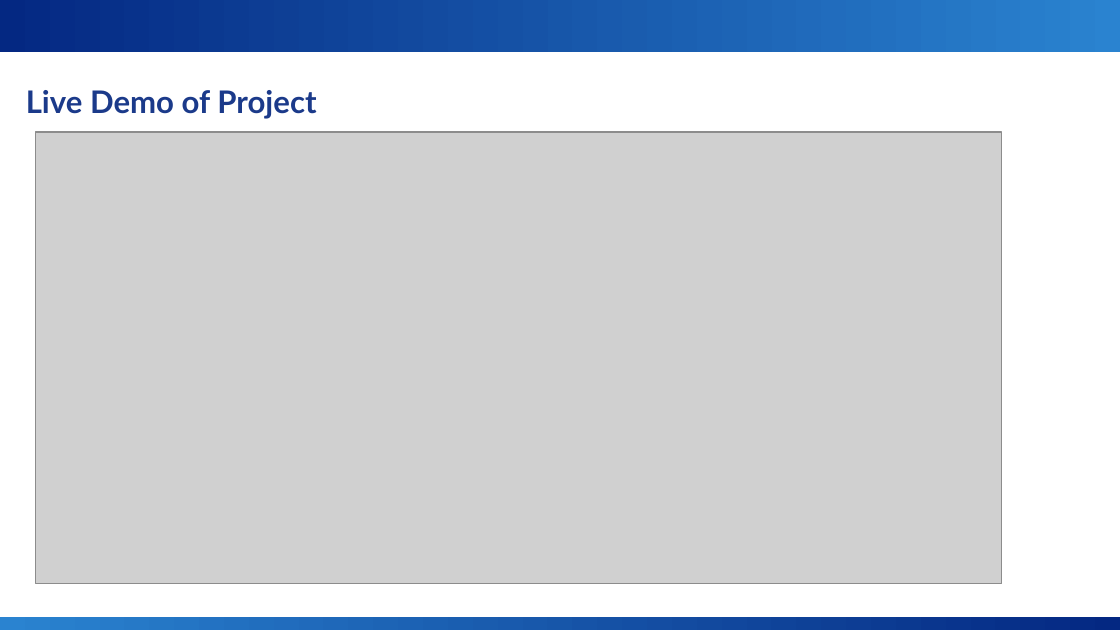
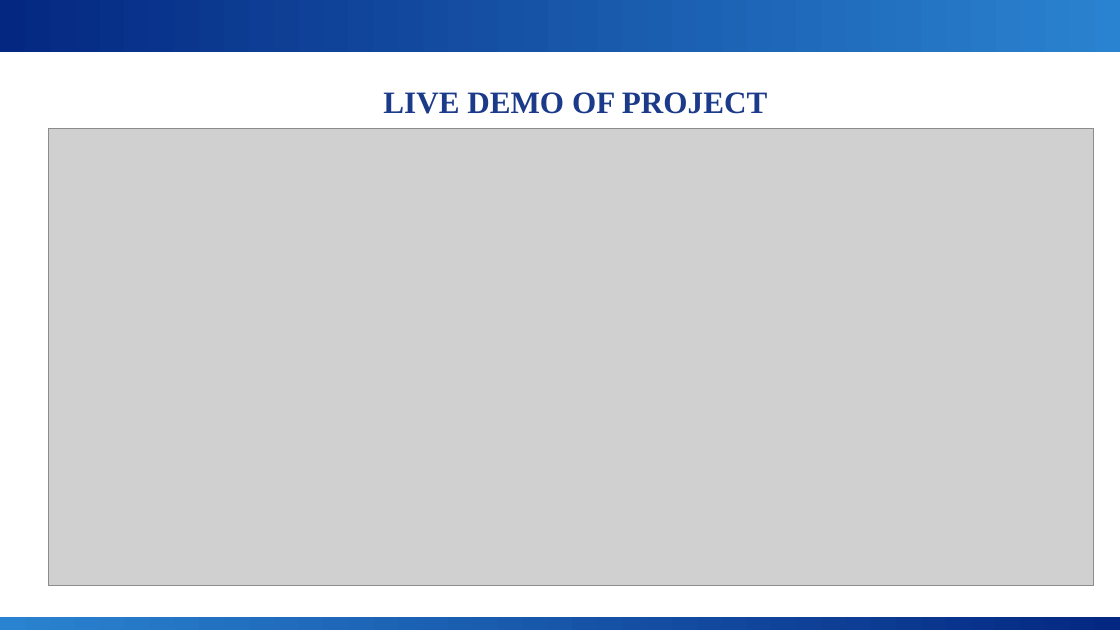
Before and after one commit to drkarpagambigaik-coder/AICW-Karpagambigai, a slide deck: slide 32 of Project -PPT.pptx (slide 12 before the commit). Drawn at 1120x630 pixels with LibreOffice and Linux fonts; fonts in the diff are those of the drawing; grey boxes stand for pictures; background and template pictures are left out. Boxes give left, top, right and bottom in pixels: in the first picture for what was removed or moved away, otherwise in the second. Text is boxed around its words. In the diff, an @@ line names an element or a change of style, - is before the commit and + after.

```diff
--- a/Project -PPT.pptx
+++ b/Project -PPT.pptx
@@ text at (x1=383, y1=92, x2=767, y2=114): text changed; font Lato to Times New Roman @@
-Live Demo of Project
+LIVE DEMO OF PROJECT
@@ picture resized from (x1=36, y1=132, x2=1002, y2=584) to (x1=48, y1=128, x2=1093, y2=586) @@
```
Also in this commit, not shown: 14 other slides changed, 22 slides added, 2 slides removed.
